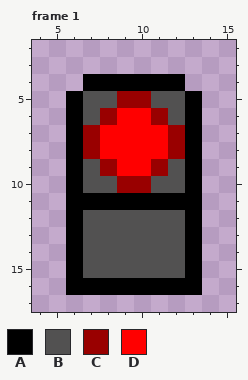
Pixel-art file, stored at project/assets/wip/teleporter_button_pressed.ase. Above is the file before it was changed.
20x20 pixels, 2 frames. Shown: frame 1: x 4..15, y 2..17. The commit also changed other frames, which this record leaves out.
Palette (. is transparent): A #000000  B #525151  C #990000  D #ff0000
Once edited:
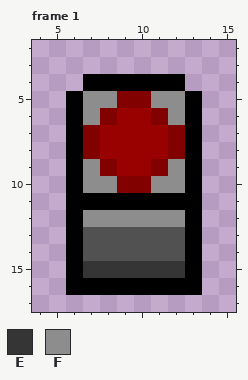
Colours new in this view: E #353535  F #8d8d8d
Changes in this commit:
colour C: #990000 -> #810000
colour D: #ff0000 -> #990000
Frame 1:
y 5: x 7..8 BB -> FF; x 11..12 BB -> FF
y 6: x 7 B -> F; x 12 B -> F
y 9: x 7 B -> F; x 12 B -> F
y 10: x 7..8 BB -> FF; x 11..12 BB -> FF
y 12: x 7..12 BBBBBB -> FFFFFF
y 15: x 7..12 BBBBBB -> EEEEEE
Pixel boxes of the changes (left, top, right, bottom) in both pictures:
changed: (83, 91, 185, 278)
